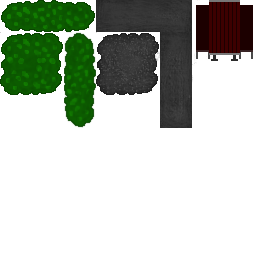
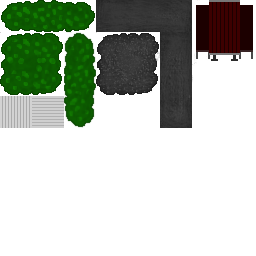
Two versions of the same layered image (256 × 256). Layer-by-layer changes:
painted on "Hintergrund" over box(0, 96, 64, 128)
